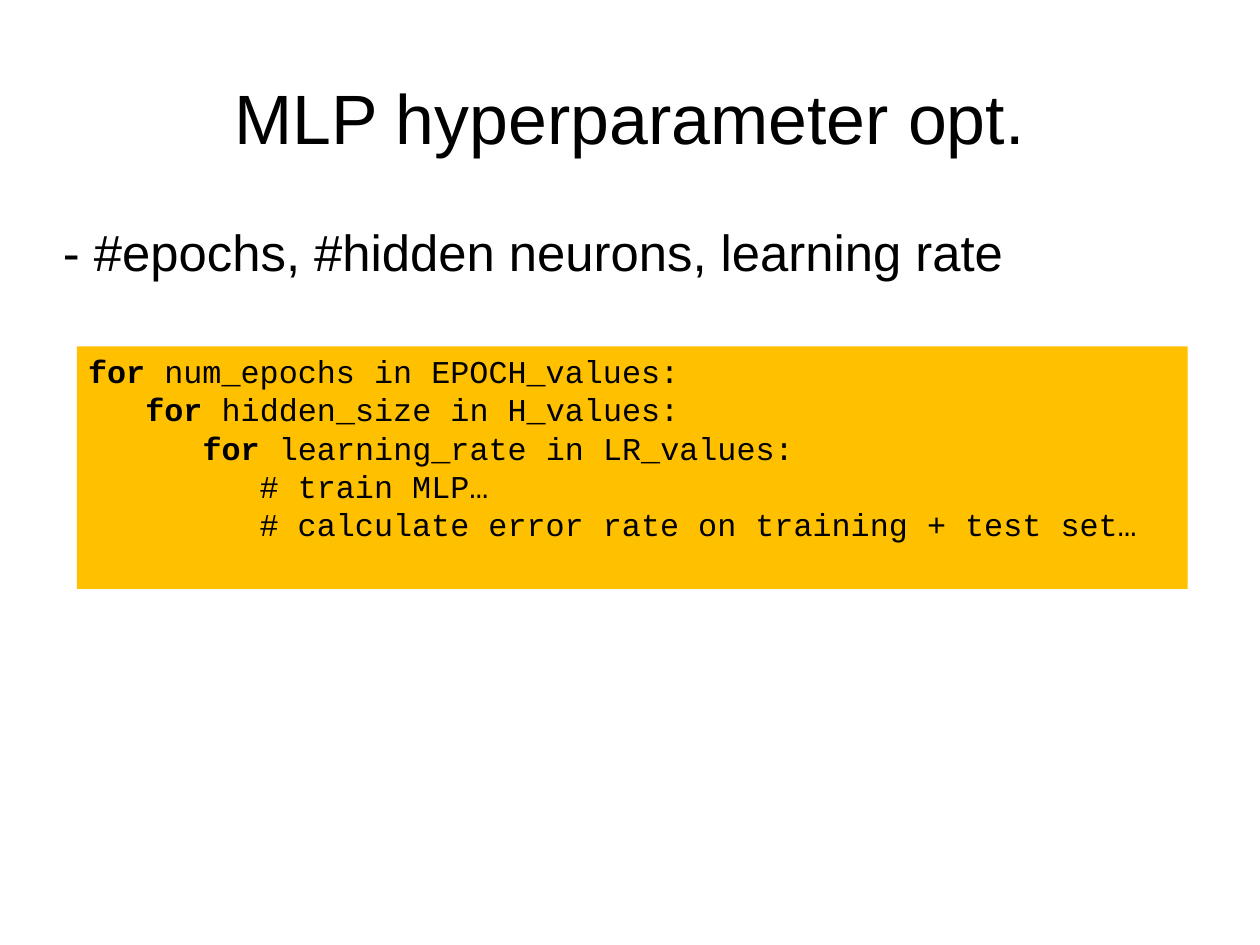
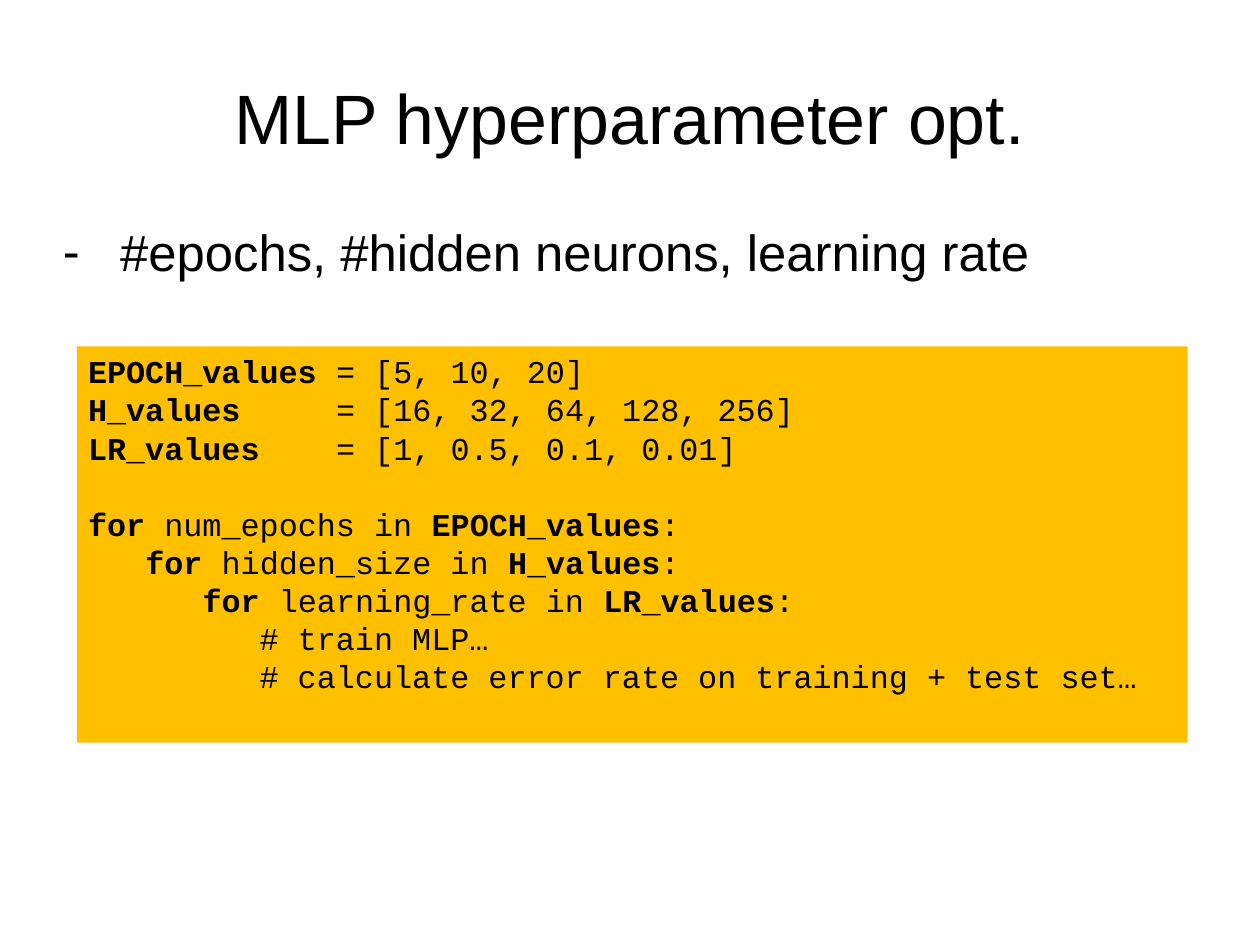
Before and after one commit to lukaszbinden/jmcs-pattern-recognition, a slide deck: slide 4 of Exercise_2b/presentation.pptx. Drawn at 1260x945 pixels with LibreOffice and Linux fonts; fonts in the diff are those of the drawing. Boxes give left, top, right and bottom in pixels: in the first picture for what was removed or moved away, otherwise in the second. Text is boxed around its words. In the diff, an @@ line names an element or a change of style, - is before the commit and + after.

Commit message:
presentation update

```diff
--- a/Exercise_2b/presentation.pptx
+++ b/Exercise_2b/presentation.pptx
@@ text at (x1=120, y1=234, x2=1029, y2=282): text changed @@
-- #epochs, #hidden neurons, learning rate
+– #epochs, #hidden neurons, learning rate
@@ rectangle "EPOCH_values = [5, 10, 20]" resized from (x1=77, y1=346, x2=1188, y2=589) to (x1=77, y1=346, x2=1188, y2=743) @@
@@ text in rectangle at (x1=88, y1=360, x2=794, y2=467): paragraphs added @@
+EPOCH_values = [5, 10, 20]
+H_values = [16, 32, 64, 128, 256]
+LR_values = [1, 0.5, 0.1, 0.01]
@@ text in rectangle at (x1=88, y1=513, x2=794, y2=619): bold on in "EPOCH_values:", "H_values:", "LR_values:" @@
```
Also in this commit, not shown: 3 other slides changed, 1 slide added, 1 slide removed.
